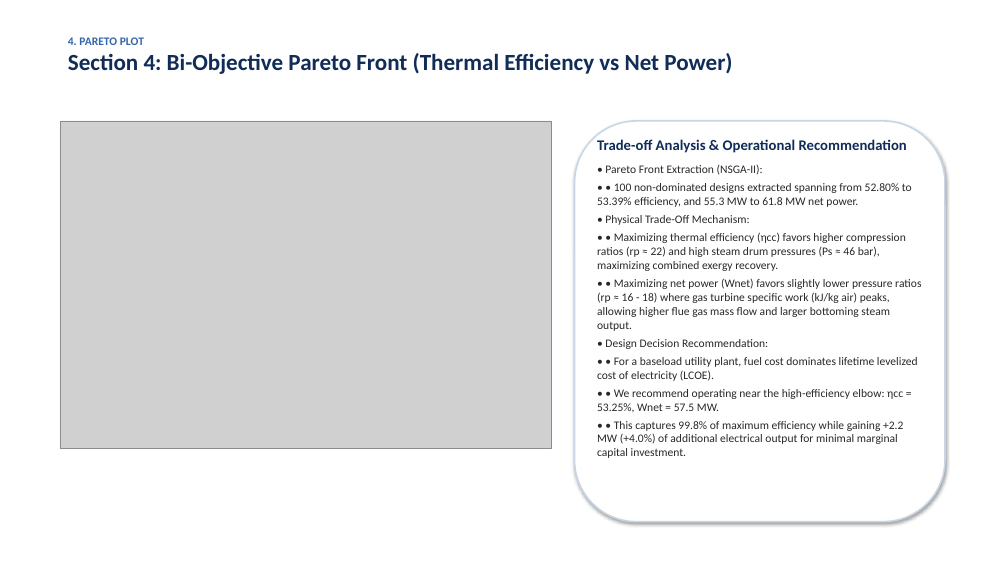
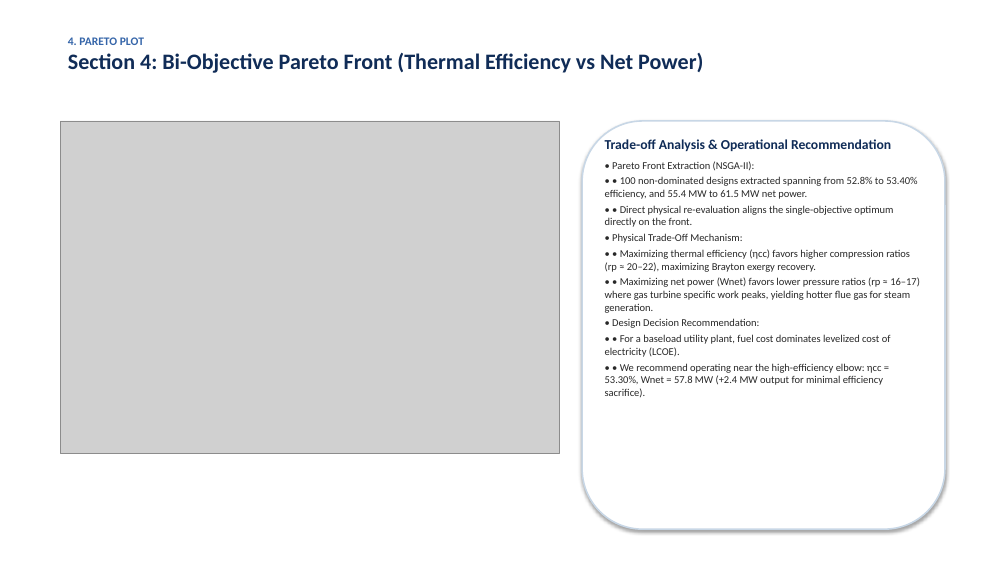
Before and after one commit to vishnu-v45/power-and-registration_final, a slide deck: slide 9 of Project_1_Combined_Cycle/Project1_Presentation.pptx (slide 8 before the commit). Drawn at 1008x567 pixels with LibreOffice and Linux fonts; fonts in the diff are those of the drawing; grey boxes stand for pictures. Boxes give left, top, right and bottom in pixels: in the first picture for what was removed or moved away, otherwise in the second. Text is boxed around its words. In the diff, an @@ line names an element or a change of style, - is before the commit and + after.

```diff
--- a/Project_1_Combined_Cycle/Project1_Presentation.pptx
+++ b/Project_1_Combined_Cycle/Project1_Presentation.pptx
@@ text at box(68, 53, 703, 73): size 22 to 21 pt in "Section 4: Bi-Objective Pareto Front (Thermal Efficiency ..." @@
@@ picture: place and size @@
-picture at box(60, 121, 552, 448)
+picture at box(60, 121, 560, 454)
@@ rounded rectangle: place and size @@
-rounded rectangle at box(575, 121, 945, 522)
+rounded rectangle at box(582, 121, 945, 529)
@@ text "Trade-off Analysis & Operational Recommendation": place and size @@
-text "Trade-off Analysis & Operational Recommendation" at box(597, 139, 921, 458)
+text "Trade-off Analysis & Operational Recommendation" at box(605, 139, 920, 397)
@@ text at box(605, 139, 891, 328): size 14 to 13 pt in "Trade-off Analysis & Operational Recommendation"; size 11 to 10 pt in "• Pareto Front Extraction (NSGA-II):", "• Physical Trade-Off Mechanism:", "• Design Decision Recommendation:"; less space between paragraphs @@
@@ text at box(605, 176, 917, 227): text changed; size 11 to 10 pt @@
-• • 100 non-dominated designs extracted spanning from 52.80% to 53.39% efficiency, and 55.3 MW to 61.8 MW net power.
+• • 100 non-dominated designs extracted spanning from 52.8% to 53.40% efficiency, and 55.4 MW to 61.5 MW net power.
+• • Direct physical re-evaluation aligns the single-objective optimum directly on the front.
@@ text at box(605, 249, 920, 313): text changed; size 11 to 10 pt @@
-• • Maximizing thermal efficiency (ηcc) favors higher compression ratios (rp ≈ 22) and high steam drum pressures (Ps ≈ 46 bar), maximizing combined exergy recovery.
-• • Maximizing net power (Wnet) favors slightly lower pressure ratios (rp ≈ 16 - 18) where gas turbine specific work (kJ/kg air) peaks, allowing higher flue gas mass flow and larger bottoming steam output.
+• • Maximizing thermal efficiency (ηcc) favors higher compression ratios (rp ≈ 20–22), maximizing Brayton exergy recovery.
+• • Maximizing net power (Wnet) favors lower pressure ratios (rp ≈ 16–17) where gas turbine specific work peaks, yielding hotter flue gas for steam generation.
@@ text at box(605, 334, 891, 397): text changed; size 11 to 10 pt @@
-• • For a baseload utility plant, fuel cost dominates lifetime levelized cost of electricity (LCOE).
-• • We recommend operating near the high-efficiency elbow: ηcc = 53.25%, Wnet = 57.5 MW.
-• • This captures 99.8% of maximum efficiency while gaining +2.2 MW (+4.0%) of additional electrical output for minimal marginal capital investment.
+• • For a baseload utility plant, fuel cost dominates levelized cost of electricity (LCOE).
+• • We recommend operating near the high-efficiency elbow: ηcc = 53.30%, Wnet = 57.8 MW (+2.4 MW output for minimal efficiency sacrifice).
```
Also in this commit, not shown: 7 other slides changed, 2 slides added, 1 slide removed, 17 other files.
